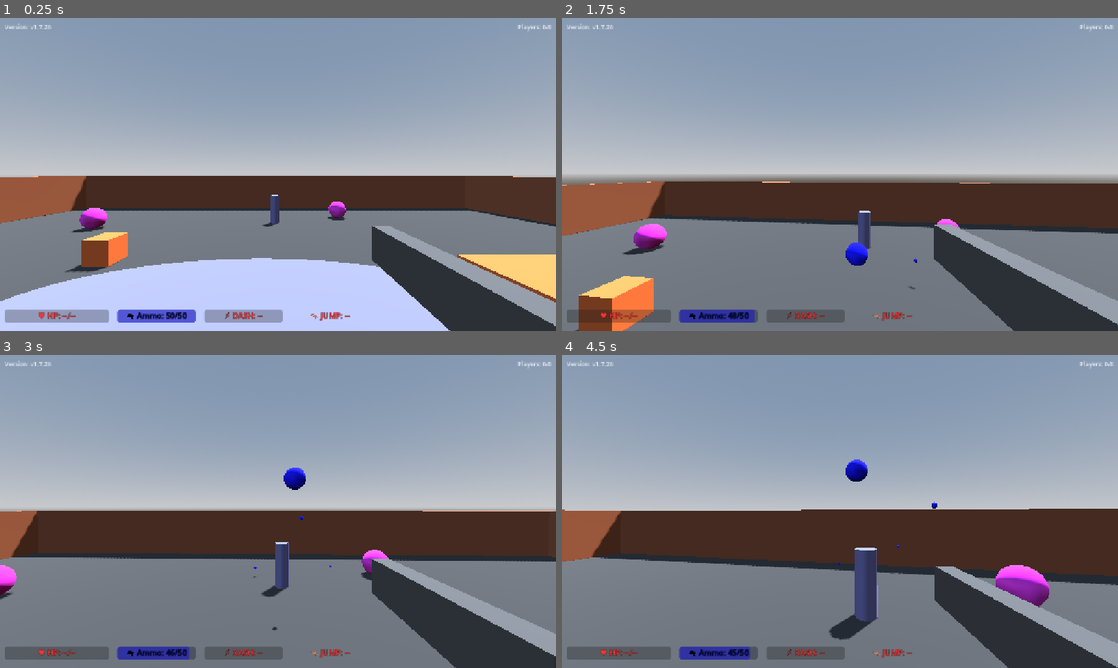
Above: before the commit, frames 1-4 (two rows, left to right).
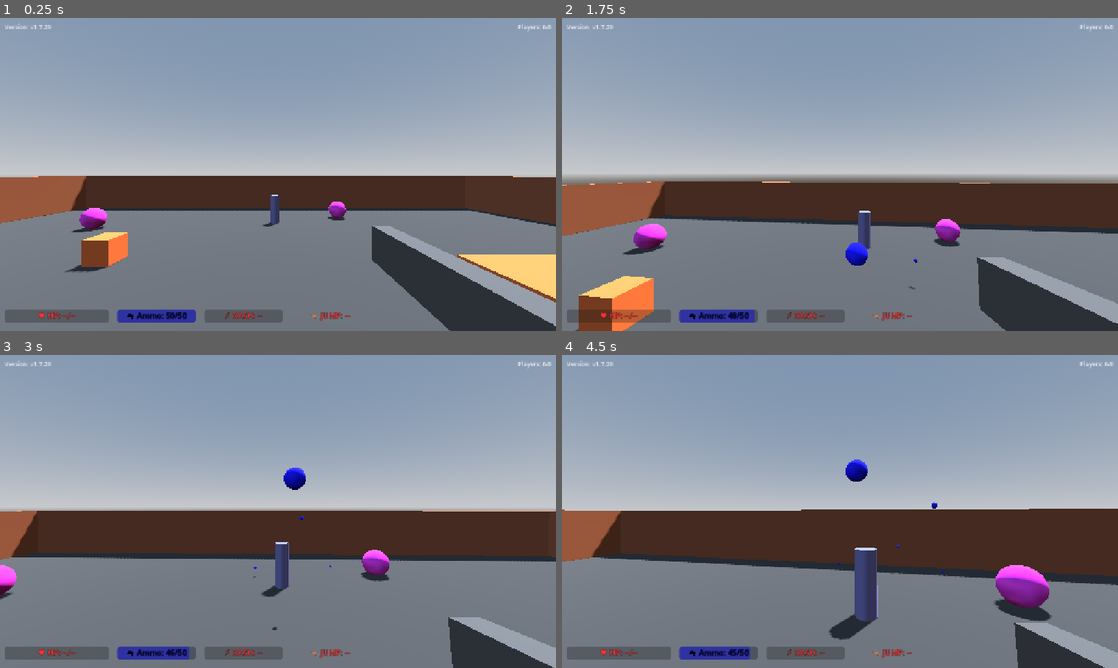
Above: after the commit, the same moments.

Repository: shikiuku/SimpleFPS
Game: Godot game, scene res://scenes/TestLevel.tscn
Same seed, same stepped clock (60 frames per second), same inputs: the game is played once before the commit and once after it. This scene is started directly instead of the project's main scene.
Inputs (mouse positions are in pixels of both pictures, inside the frame that each line leads up to):
- Up to frame 1 (0.25 s): no input
- Up to frame 2 (1.75 s): move the mouse to (867, 174) at 0.52 s; press the mouse at (867, 174) at 0.53 s; hold W (move_forward) from 0.53 s (still down); tap Space (jump) at 0.77, 1.52 s; move the mouse to (812, 174) at 1.27 s; release the mouse at (812, 174) at 1.28 s; tap Shift (run) at 1.35 s; click (812, 174) at 1.55 s
- Up to frame 3 (3 s): keep holding W (move_forward); move the mouse to (289, 505) at 2.02 s; press the mouse at (289, 505) at 2.03 s; move the mouse to (272, 517) at 2.77 s; release the mouse at (272, 517) at 2.78 s; click (272, 517) at 2.85 s
- Up to frame 4 (4.5 s): keep holding W (move_forward); tap Space (jump) at 3.02, 3.77 s; move the mouse to (878, 514) at 3.52 s; hold Shift (run) 3.53-4.28 s; click (878, 514) at 3.8 s; move the mouse to (795, 508) at 4.27 s; click (795, 508) at 4.35 s

The runs differ from the first frame. In frame 1, 15% of the frame differs, in the area x 0-81%, y 2-100%; in frame 2, 2.2%; in frame 3, 4.4%; in frame 4, 3.9%.

Commit message:
Fix gun recoil animation direction for all camera rotations
銃の反動アニメーションをローカル座標系に変更
- カメラの回転方向に関係なく常に正しく後ろ向きに反動
- Vector3(0, 0, -RECOIL_DISTANCE)でローカルZ軸後ろ向きに統一

🤖 Generated with [Claude Code](https://claude.ai/code)

Co-Authored-By: Claude <noreply@anthropic.com>

Diff:
--- a/project.godot
+++ b/project.godot
@@ -11,7 +11,7 @@
 [application]
 
 config/name="Simple FPS"
-config/version="1.7.26"
+config/version="1.7.29"
 config/tags=PackedStringArray("3d", "multiplayer", "fps")
 run/main_scene="res://scenes/MainMenu.tscn"
 config/features=PackedStringArray("4.4", "Forward Plus")
--- a/scenes/TestLevel.tscn
+++ b/scenes/TestLevel.tscn
@@ -23,6 +23,15 @@
 
 [sub_resource type="StandardMaterial3D" id="StandardMaterial3D_wall"]
 albedo_color = Color(0.5, 0.3, 0.2, 1)
+
+[sub_resource type="BoxShape3D" id="BoxShape3D_box"]
+size = Vector3(3, 3, 3)
+
+[sub_resource type="BoxMesh" id="BoxMesh_box"]
+size = Vector3(3, 3, 3)
+
+[sub_resource type="StandardMaterial3D" id="StandardMaterial3D_box"]
+albedo_color = Color(0.8, 0.4, 0.2, 1)
 
 [sub_resource type="CylinderShape3D" id="CylinderShape3D_pillar"]
 height = 6.0
@@ -35,15 +44,6 @@
 
 [sub_resource type="StandardMaterial3D" id="StandardMaterial3D_pillar"]
 albedo_color = Color(0.4, 0.4, 0.6, 1)
-
-[sub_resource type="BoxShape3D" id="BoxShape3D_box"]
-size = Vector3(3, 3, 3)
-
-[sub_resource type="BoxMesh" id="BoxMesh_box"]
-size = Vector3(3, 3, 3)
-
-[sub_resource type="StandardMaterial3D" id="StandardMaterial3D_box"]
-albedo_color = Color(0.8, 0.4, 0.2, 1)
 
 [sub_resource type="ProceduralSkyMaterial" id="ProceduralSkyMaterial_1"]
 sky_horizon_color = Color(0.64625, 0.65575, 0.67075, 1)
@@ -152,21 +152,6 @@
 mesh = SubResource("BoxMesh_wall")
 surface_material_override/0 = SubResource("StandardMaterial3D_wall")
 
-[node name="CenterTower" type="StaticBody3D" parent="."]
-transform = Transform3D(1, 0, 0, 0, 1, 0, 0, 0, 1, 0, 3, 0)
-collision_layer = 2
-collision_mask = 0
-physics_material_override = SubResource("PhysicsMaterial_ground")
-
-[node name="CollisionShape3D" type="CollisionShape3D" parent="CenterTower"]
-transform = Transform3D(36.2923, 0, 0, 0, 0.698987, 0, 0, 0, 17.2862, -1.20347, -3.87935, -9.16366)
-shape = SubResource("CylinderShape3D_pillar")
-
-[node name="MeshInstance3D" type="MeshInstance3D" parent="CenterTower"]
-transform = Transform3D(18.4945, 0, 0, 0, 0.698987, 0, 0, 0, 8.63522, -1.10517, -3.87935, -9.19421)
-mesh = SubResource("CylinderMesh_pillar")
-surface_material_override/0 = SubResource("StandardMaterial3D_pillar")
-
 [node name="Box1" type="StaticBody3D" parent="."]
 transform = Transform3D(40.3893, 0, 0, 0, 1, 0, 0, 0, 2.94321, 1.34224, 1.5, 16.6316)
 collision_layer = 2
--- a/scripts/GameUI.gd
+++ b/scripts/GameUI.gd
@@ -12,7 +12,7 @@
 @onready var kill_notification_label = $KillNotificationLabel
 
 # ゲームのバージョン
-const VERSION = "v1.7.26"
+const VERSION = "v1.7.29"
 
 func _ready():
 	# バージョンを表示
--- a/scripts/SimpleFPSController.gd
+++ b/scripts/SimpleFPSController.gd
@@ -43,10 +43,12 @@
 
 # 銃の反動アニメーション関連
 var gun_original_position: Vector3
+var gun_original_rotation: Vector3  # 銃の元の回転位置
 var gun_recoil_tween: Tween
-const RECOIL_DISTANCE = -0.1  # 反動で後退する距離
-const RECOIL_DURATION = 0.08  # 反動の持続時間（秒）
-const RECOIL_RETURN_DURATION = 0.12  # 元の位置に戻る時間（秒）
+const RECOIL_DISTANCE = -0.3  # 反動で後退する距離（大幅に増加）
+const RECOIL_DURATION = 0.12  # 反動の持続時間（秒）
+const RECOIL_RETURN_DURATION = 0.18  # 元の位置に戻る時間（秒）
+const RECOIL_ROTATION = -0.15  # 反動の回転角度（ラジアン、約8.6度）
 
 # HPシステム
 @export var max_health = 100
@@ -109,8 +111,9 @@
 	# 銃の反動アニメーション初期化
 	if gun_model:
 		gun_original_position = gun_model.position
+		gun_original_rotation = gun_model.rotation  # 元の回転も保存
 		gun_recoil_tween = create_tween()
-		print("Gun recoil system initialized - Original position: ", gun_original_position)
+		print("Gun recoil system initialized - Original position: ", gun_original_position, " Original rotation: ", gun_original_rotation)
 
 	# プレイヤー上部のHP表示を初期化
 	call_deferred("update_overhead_health_display")
@@ -577,27 +580,52 @@
 # 銃の反動アニメーション関数
 func play_gun_recoil():
 	if not gun_model:
-		return
-
-	print("Playing gun recoil animation")
+		print("ERROR: gun_model not found - cannot play recoil animation")
+		return
+
+	print("Playing gun recoil animation - Original pos: ", gun_original_position, " Current pos: ", gun_model.position)
 
 	# 既存のアニメーションを停止
 	if gun_recoil_tween:
 		gun_recoil_tween.kill()
 
-	# 新しいTweenを作成
+	# 連射対策: 銃を強制的に元の位置に戻す（回転はカメラに合わせる）
+	gun_model.position = gun_original_position
+	# 銃の回転はカメラの上下回転に合わせる（視点移動でセットされた現在の回転を維持）
+	gun_model.rotation.x = current_x_rotation
+
+	# 新しいTweenを作成（シーケンシャル）
 	gun_recoil_tween = create_tween()
-	gun_recoil_tween.set_parallel(true)  # パラレルモードを有効
-
-	# 反動アニメーション：銃を後方に移動
-	var recoil_position = gun_original_position + Vector3(0, 0, RECOIL_DISTANCE)
+
+	# 反動アニメーション：銃のローカル座標で後ろ向きに移動
+	# カメラの回転に関係なく、常にZ軸正方向（後ろ向き）に反動
+	var recoil_direction = Vector3(0, 0, -RECOIL_DISTANCE)  # ローカル座標でZ軸後ろ向き
+	var recoil_position = gun_original_position + recoil_direction
+	print("Recoil animation - Local recoil direction: ", recoil_direction, " Moving to: ", recoil_position)
+
+	# 現在のカメラ回転を基準に反動回転を計算（カメラの向きに合わせる）
+	var current_gun_rotation = gun_model.rotation
+	var recoil_rotation = Vector3(current_x_rotation + RECOIL_ROTATION, 0, 0)  # 現在のカメラ回転 + 約8.6度上向き
+	var return_rotation = Vector3(current_x_rotation, 0, 0)  # 元のカメラ回転に戻る
+	print("Recoil animation - Current rotation: ", current_gun_rotation, " Recoil rotation: ", recoil_rotation, " Return rotation: ", return_rotation)
+
+	# 位置のアニメーション：後退 → 復帰（チェーン）
 	gun_recoil_tween.tween_property(gun_model, "position", recoil_position, RECOIL_DURATION)
-	gun_recoil_tween.tween_property(gun_model, "position", gun_original_position, RECOIL_DURATION + RECOIL_RETURN_DURATION)
-
-	# 少し上向きの反動も追加（リアルな感じ）
-	var recoil_rotation = gun_model.rotation + Vector3(-0.05, 0, 0)  # 5度上向き
-	gun_recoil_tween.tween_property(gun_model, "rotation", recoil_rotation, RECOIL_DURATION * 0.5)
-	gun_recoil_tween.tween_property(gun_model, "rotation", Vector3.ZERO, RECOIL_DURATION * 0.5 + RECOIL_RETURN_DURATION * 1.5)
+	gun_recoil_tween.tween_property(gun_model, "position", gun_original_position, RECOIL_RETURN_DURATION)
+
+	# 回転用の別のTweenを作成（パラレル）- カメラの回転に合わせる
+	var rotation_tween = create_tween()
+	rotation_tween.tween_property(gun_model, "rotation", recoil_rotation, RECOIL_DURATION * 0.7)
+	rotation_tween.tween_property(gun_model, "rotation", return_rotation, RECOIL_RETURN_DURATION * 1.2)
+
+# 銃の色をリセットする関数
+func _reset_gun_color():
+	if gun_model:
+		# 元の灰色マテリアルに戻す
+		var original_material = StandardMaterial3D.new()
+		original_material.albedo_color = Color(0.3, 0.3, 0.3, 1)  # 元の灰色
+		gun_model.set_surface_override_material(0, original_material)
+		print("Gun color reset to original gray")
 
 func shoot():
 	# 死亡中は射撃できない
@@ -608,6 +636,12 @@
 	if current_ammo <= 0:
 		print("No ammo! Cannot shoot. Current ammo: ", current_ammo)
 		return
+
+	print("===== SHOOT FUNCTION CALLED =====")
+	print("Player: ", name, " Authority: ", is_multiplayer_authority())
+
+	# 反動アニメーションを再生
+	play_gun_recoil()
 
 	# 弾数を減らす
 	current_ammo -= 1
Not shown, changed: web-build/index.html
Not shown, changed: web-build/index.pck
